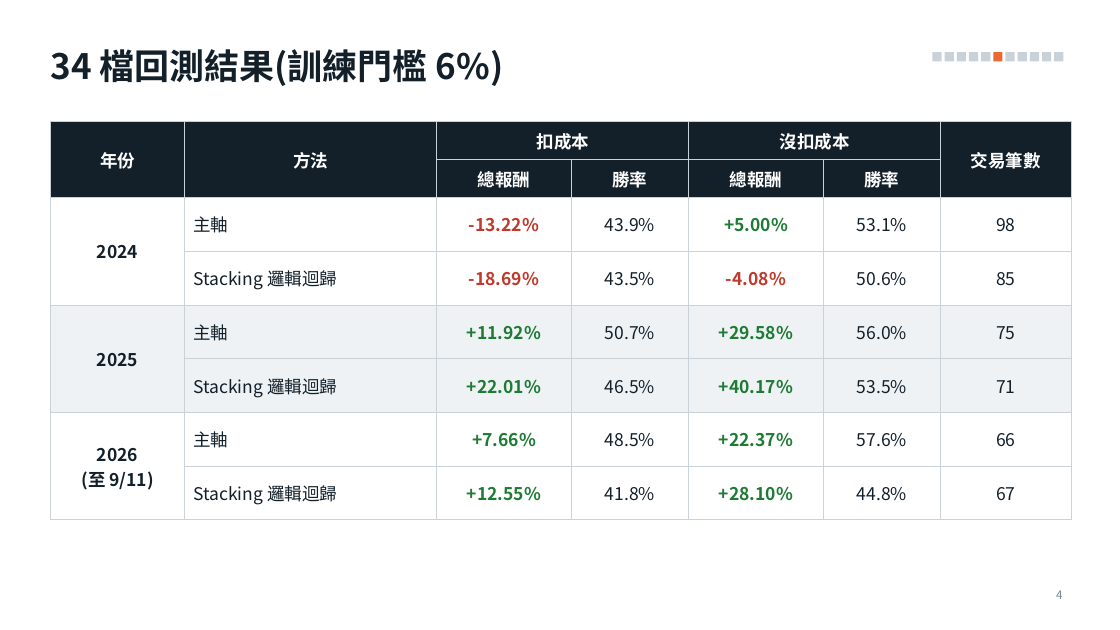
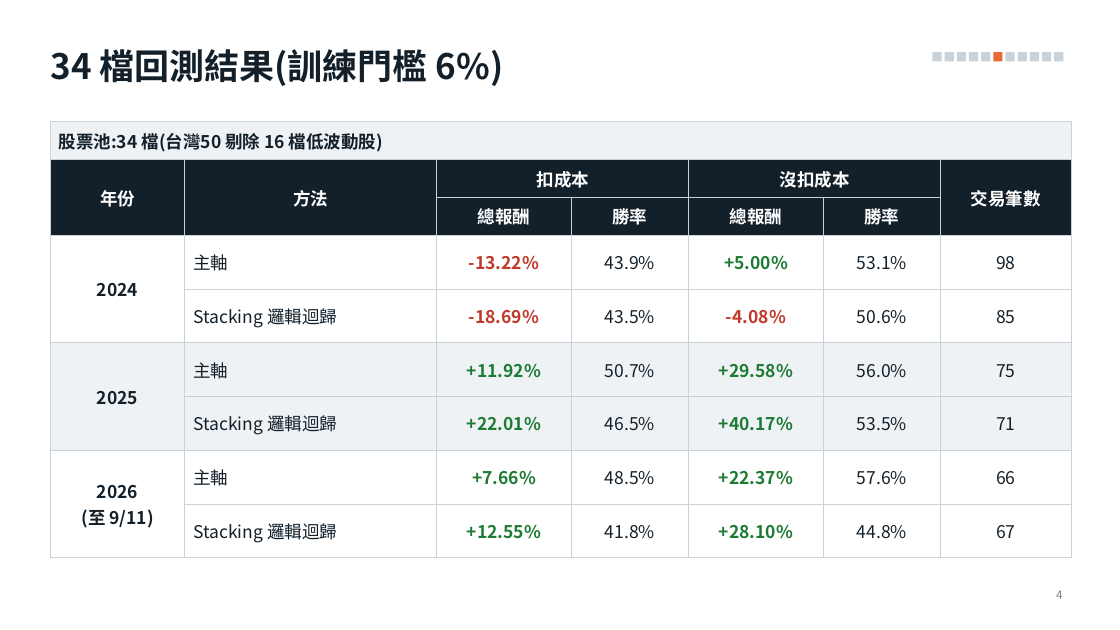
Before and after one commit to alextixu/fcukproject, a slide deck: slide 4 of method_kline_peak/report/kline_peak_report.pptx. Drawn at 1120x630 pixels with LibreOffice and Linux fonts; fonts in the diff are those of the drawing. Boxes give left, top, right and bottom in pixels: in the first picture for what was removed or moved away, otherwise in the second. Text is boxed around its words. In the diff, an @@ line names an element or a change of style, - is before the commit and + after.

```diff
--- a/method_kline_peak/report/kline_peak_report.pptx
+++ b/method_kline_peak/report/kline_peak_report.pptx
@@ table at <box>50,122,1071,547</box> @@
+row 1: 股票池:34 檔(台灣50 剔除 16 檔低波動股) |  |  |  |  |  | 
```
Also in this commit, not shown: 3 other slides changed, 5 other files.
